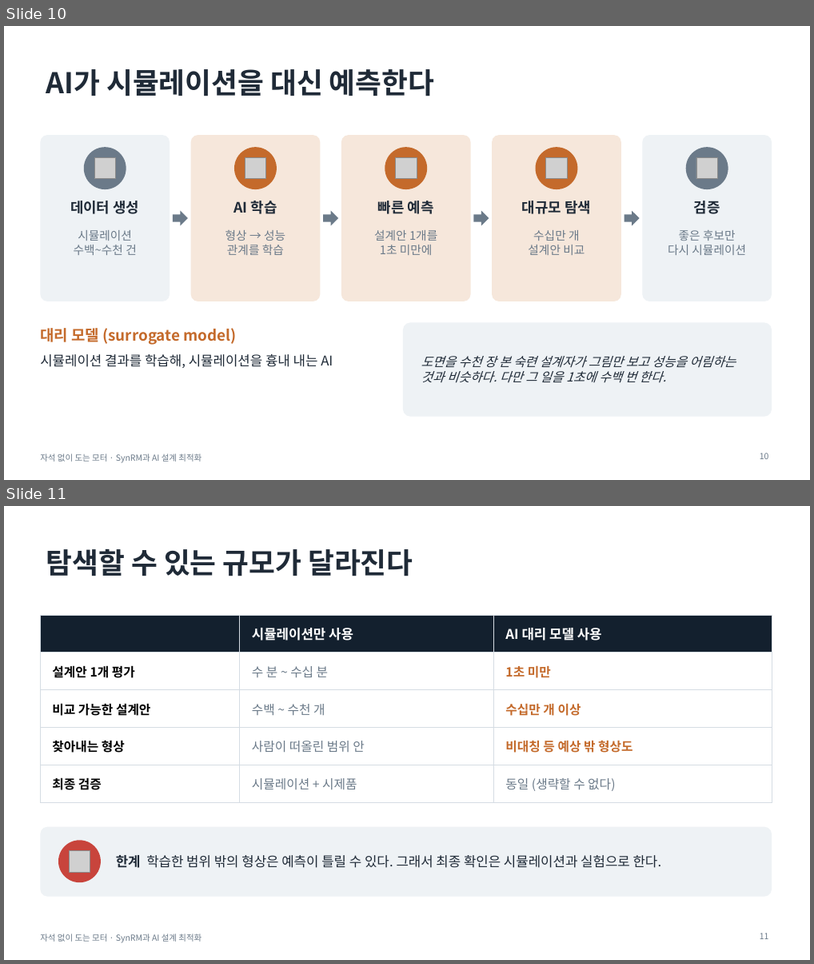
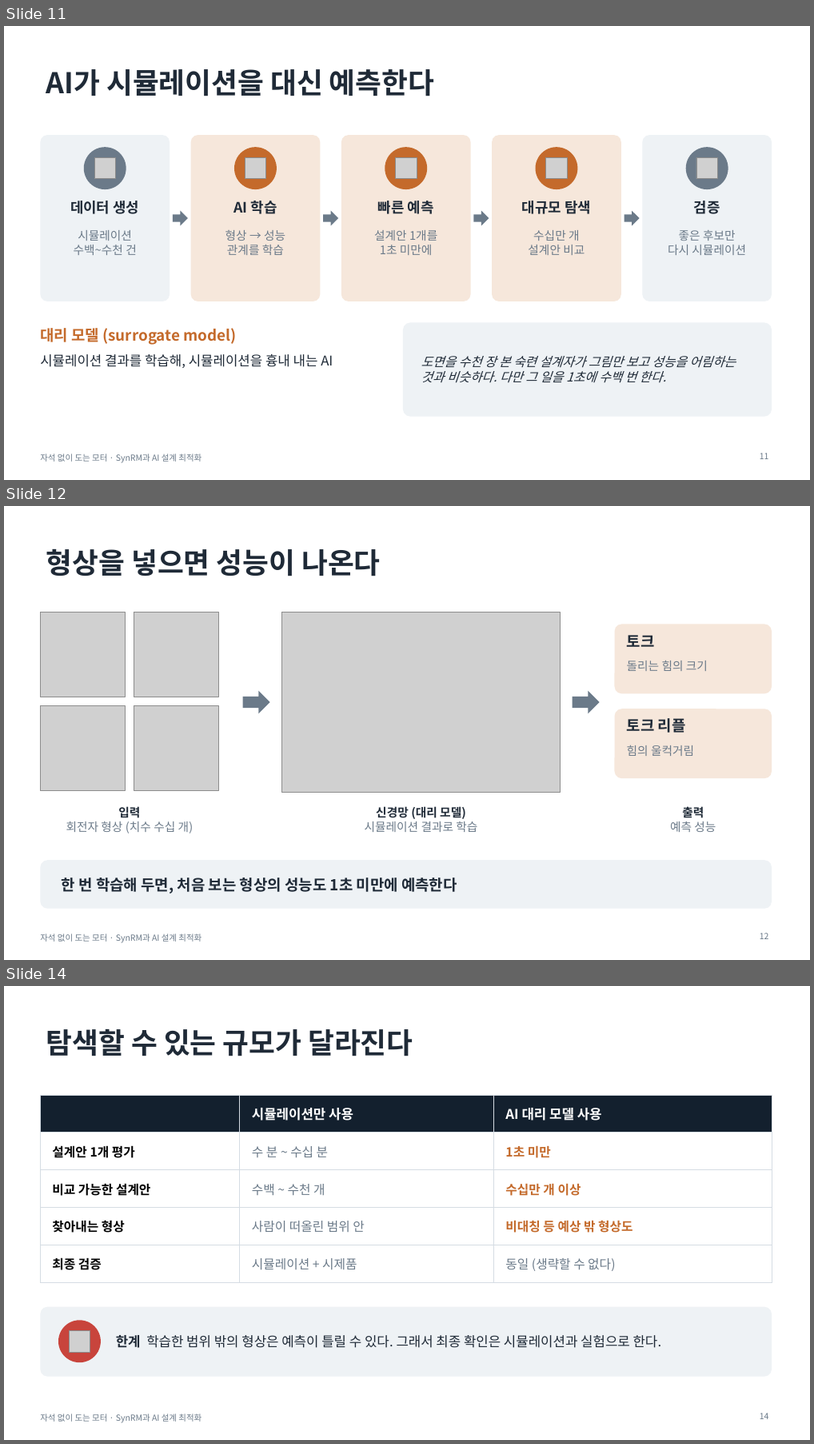
Before and after one commit to Lee123-12/00, a slide deck: synrm_발표/SynRM_발표.pptx. Shown one above the other, each under a label of ours: slides 10 and 11 before the commit, slides 11, 12 and 14 after it; the slides between them are not shown. The pictures are 814x964 and 814x1444 pixels, drawn with LibreOffice and Linux fonts; fonts in the diff are those of the drawing; grey boxes stand for pictures. Boxes give left, top, right and bottom in pixels: in the first picture for what was removed or moved away, otherwise in the second. Text is boxed around its words. In the diff, an @@ line names an element or a change of style, - is before the commit and + after.

```diff
--- a/synrm_발표/SynRM_발표.pptx
+++ b/synrm_발표/SynRM_발표.pptx
@@ slide 12 added at [4, 506, 810, 960], background #FFFFFF; not listed: 1 template element that a slide beside it also shows @@
@@ title added at [46, 549, 380, 576], 34 pt, text #1F2A37, bold @@
+형상을 넣으면 성능이 나온다
@@ picture added at [40, 612, 125, 696] @@
@@ picture added at [134, 612, 218, 696] @@
@@ picture added at [282, 612, 561, 792] @@
@@ rounded rectangle added at [615, 624, 772, 693], fill #F6E7DB @@
@@ text added at [627, 635, 655, 647], 18 pt, text #1F2A37, bold @@
+토크
@@ text added at [627, 660, 708, 671], 14 pt, text #6B7A89 @@
+돌리는 힘의 크기
@@ right arrow added at [243, 691, 270, 713], fill #6B7A89 @@
@@ right arrow added at [573, 691, 600, 713], fill #6B7A89 @@
@@ picture added at [40, 706, 125, 790] @@
@@ picture added at [134, 706, 218, 790] @@
@@ rounded rectangle added at [615, 708, 772, 778], fill #F6E7DB @@
@@ text added at [627, 718, 686, 732], 18 pt, text #1F2A37, bold @@
+토크 리플
@@ text added at [627, 745, 694, 756], 14 pt, text #6B7A89 @@
+힘의 울컥거림
@@ text added at [66, 806, 194, 833], 14 pt, text #6B7A89 @@
+입력
+회전자 형상 (치수 수십 개)
@@ text added at [365, 806, 478, 832], 14 pt, text #6B7A89 @@
+신경망 (대리 모델)
+시뮬레이션 결과로 학습
@@ text added at [670, 807, 716, 832], 14 pt, text #6B7A89 @@
+출력
+예측 성능
@@ rounded rectangle added at [40, 860, 772, 908], fill #EEF2F5 @@
@@ text added at [62, 877, 458, 893], 18 pt, text #1F2A37, bold @@
+한 번 학습해 두면, 처음 보는 형상의 성능도 1초 미만에 예측한다
@@ page number added at [760, 932, 770, 939], 10 pt, text #6B7A89 @@
+12
@@ what was slide 10 is now slide 11 @@
@@ page number at [760, 452, 770, 459]: text changed @@
-10
+11
@@ what was slide 11 is now slide 14 @@
@@ page number at [760, 1412, 770, 1419]: text changed @@
-11
+14
```
Also in this commit, not shown: 3 slides changed, 2 other slides added, 1 other file.
